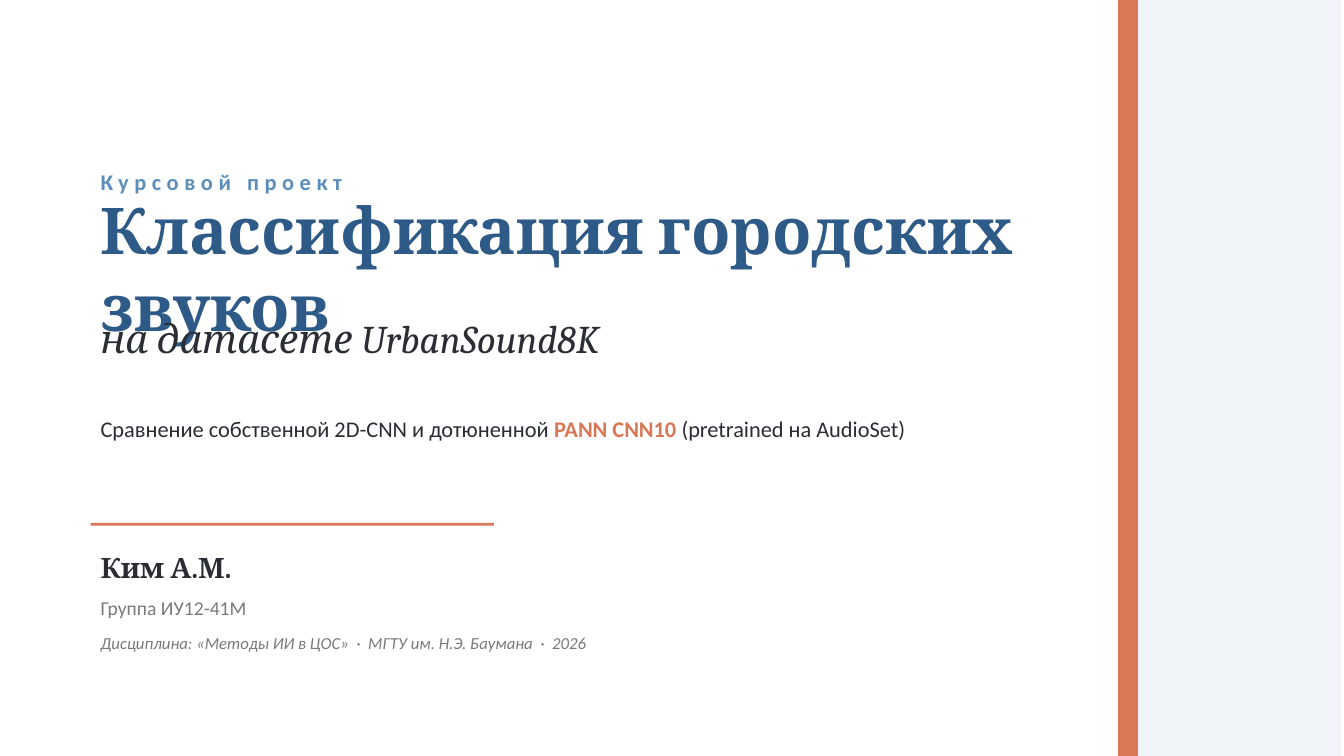
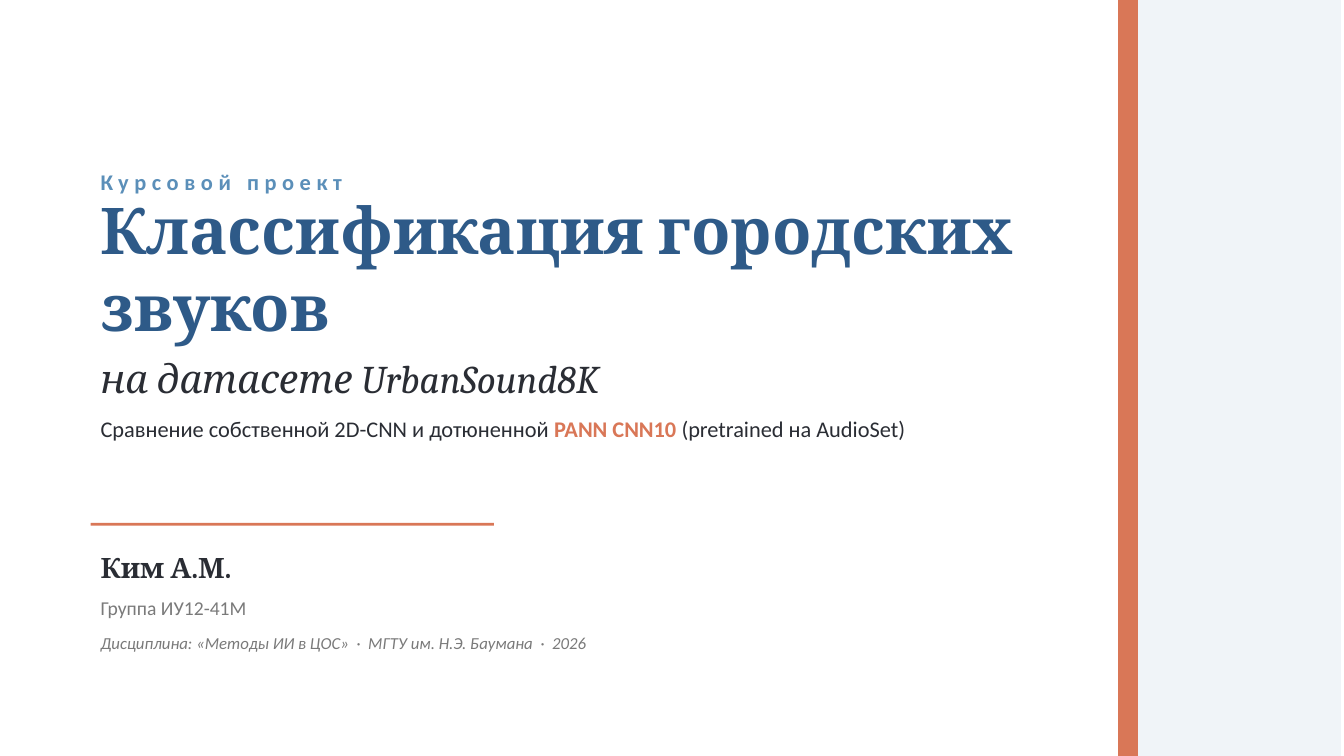
Before and after one commit to desswell/COS, a slide deck: slide 1 of presentation/presentation.pptx. Drawn at 1344x756 pixels with LibreOffice and Linux fonts; fonts in the diff are those of the drawing. Boxes give left, top, right and bottom in pixels: in the first picture for what was removed or moved away, otherwise in the second. Text is boxed around its words. In the diff, an @@ line names an element or a change of style, - is before the commit and + after.

```diff
--- a/presentation/presentation.pptx
+++ b/presentation/presentation.pptx
@@ text "на датасете UrbanSound8K" rewrapped from (101,316,599,354) to (101,363,599,394) @@
```
Also in this commit, not shown: 3 other slides changed, 1 other file.
